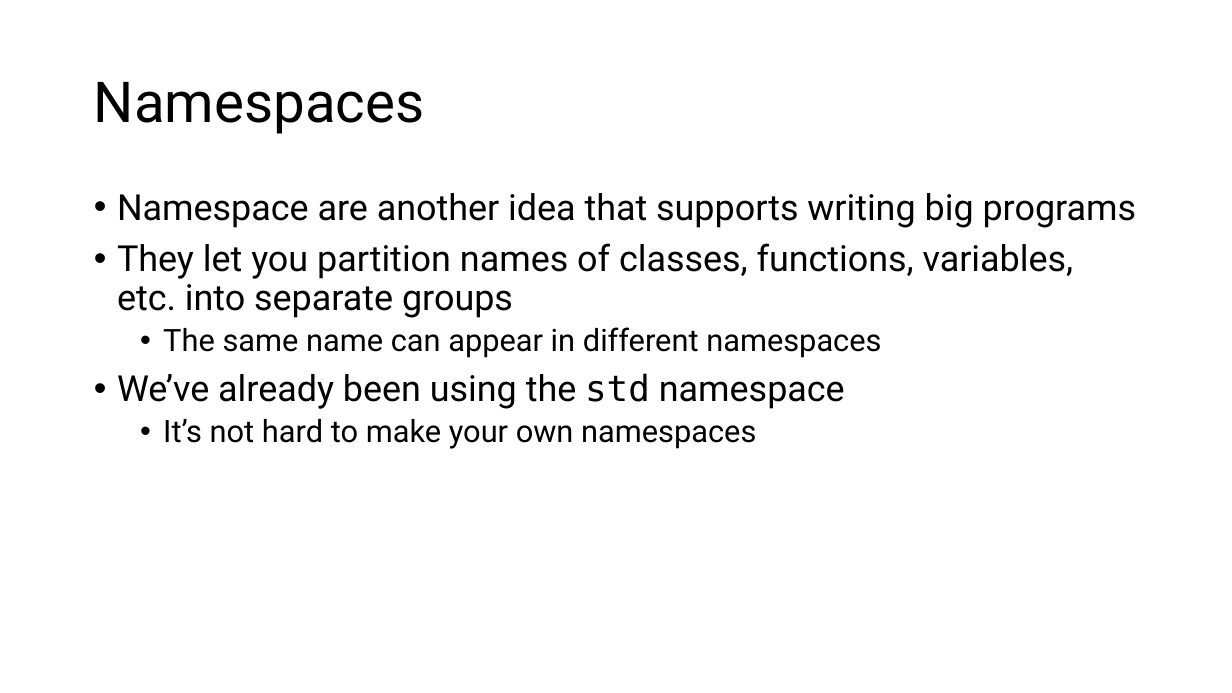
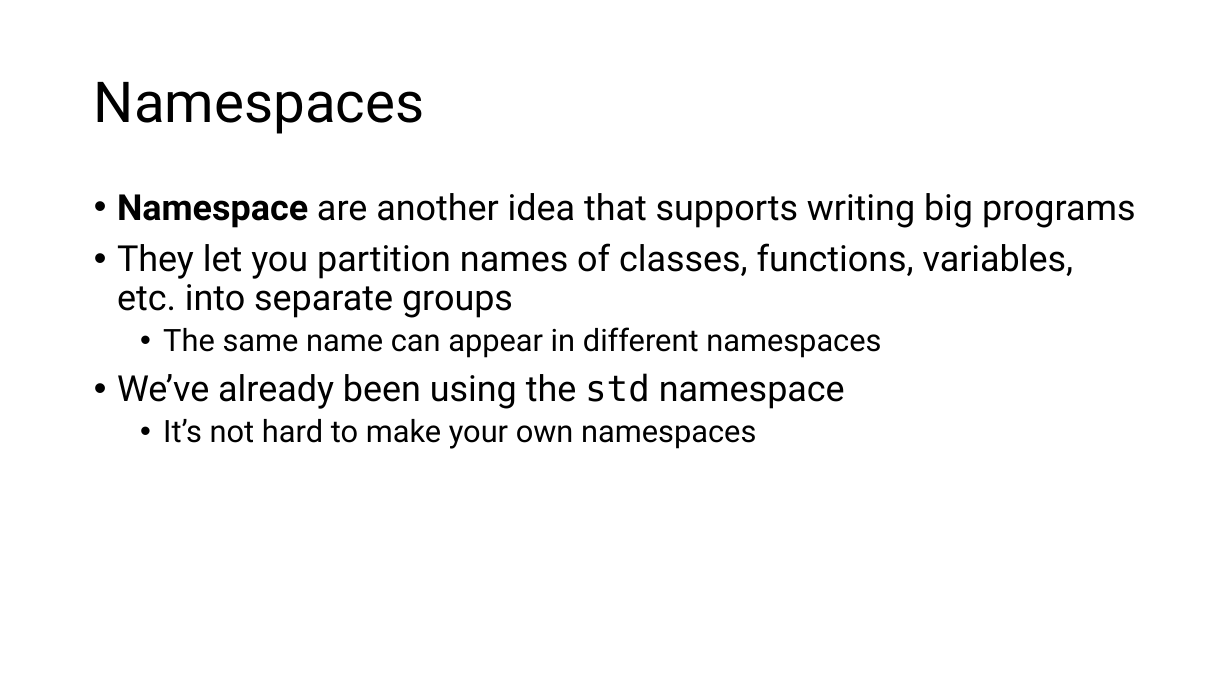
Before and after one commit to tjd1234/cmpt125spring2026, a slide deck: slide 38 of notes/week8/week8.pptx (slide 35 before the commit). Drawn at 1232x693 pixels with LibreOffice and Linux fonts; fonts in the diff are those of the drawing. Boxes give left, top, right and bottom in pixels: in the first picture for what was removed or moved away, otherwise in the second. Text is boxed around its words. In the diff, an @@ line names an element or a change of style, - is before the commit and + after.

```diff
--- a/notes/week8/week8.pptx
+++ b/notes/week8/week8.pptx
@@ text at <box>117,193,1136,228</box>: bold on in "Namespace" @@
```
Also in this commit, not shown: 21 other slides changed, 20 slides added, 6 other files.
